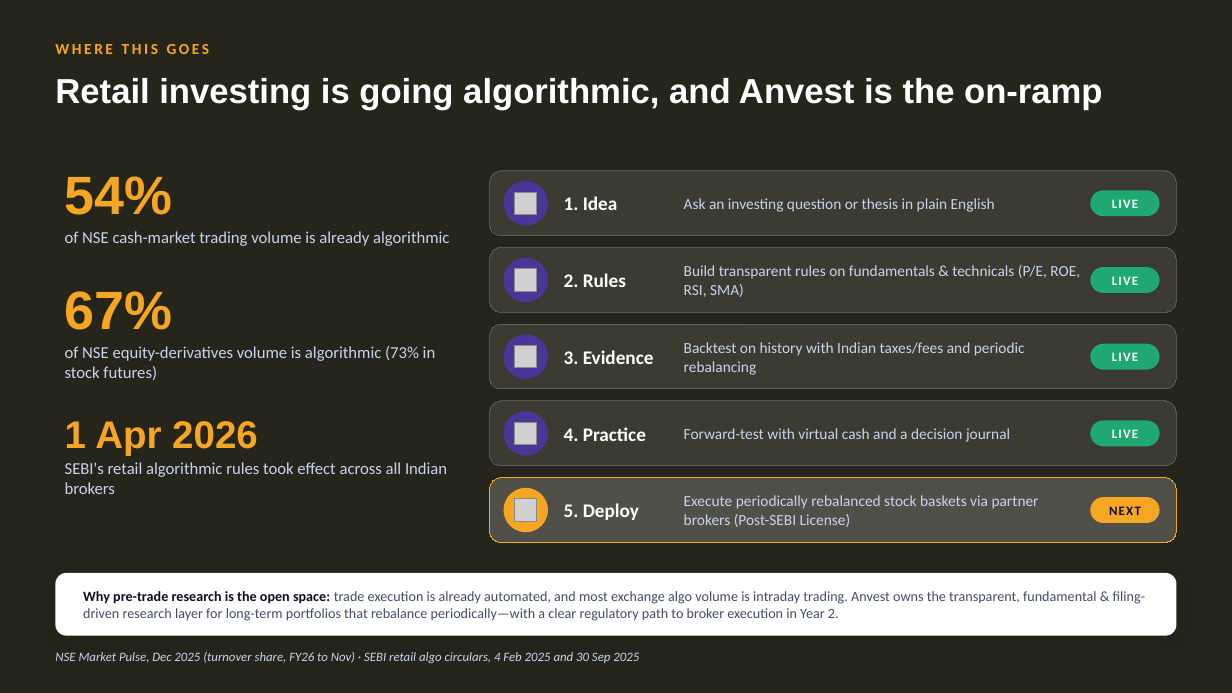
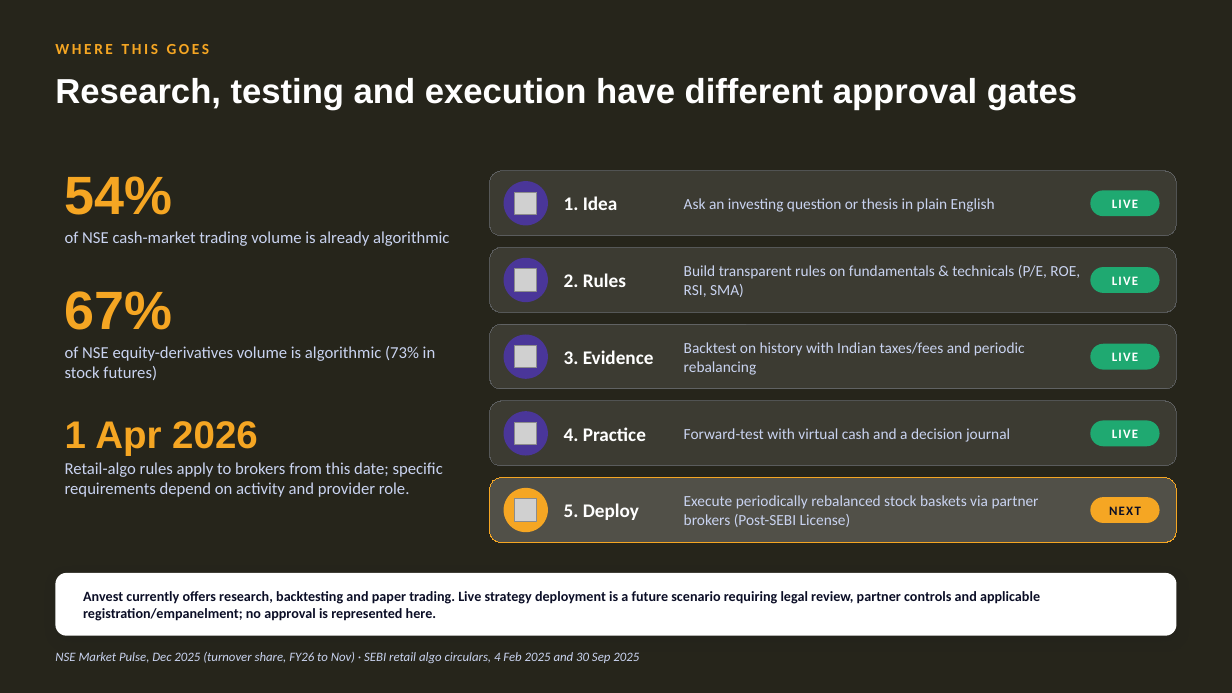
Before and after one commit to harshdeo/strategy, a slide deck: slide 15 of Investor_Materials/Anvest_Seed_Deck.pptx (slide 12 before the commit). Drawn at 1232x693 pixels with LibreOffice and Linux fonts; fonts in the diff are those of the drawing; grey boxes stand for pictures; background and template pictures are left out. Boxes give left, top, right and bottom in pixels: in the first picture for what was removed or moved away, otherwise in the second. Text is boxed around its words. In the diff, an @@ line names an element or a change of style, - is before the commit and + after.

Commit message:
Overhaul Anvest investor materials

```diff
--- a/Investor_Materials/Anvest_Seed_Deck.pptx
+++ b/Investor_Materials/Anvest_Seed_Deck.pptx
@@ title at [55,78,1078,110]: text changed @@
-Retail investing is going algorithmic, and Anvest is the on-ramp
+Research, testing and execution have different approval gates
@@ text at [65,462,443,497]: text changed @@
-SEBI's retail algorithmic rules took effect across all Indian brokers
+Retail-algo rules apply to brokers from this date; specific requirements depend on activity and provider role.
@@ text at [83,591,1040,621]: text changed; text colour #434B6B to #0B0E26; bold on @@
-Why pre-trade research is the open space: trade execution is already automated, and most exchange algo volume is intraday trading. Anvest owns the transparent, fundamental & filing-driven research layer for long-term portfolios that rebalance periodically—with a clear regulatory path to broker execution in Year 2.
+Anvest currently offers research, backtesting and paper trading. Live strategy deployment is a future scenario requiring legal review, partner controls and applicable registration/empanelment; no approval is represented here.
```
Also in this commit, not shown: 15 other slides changed, 22 other files.
